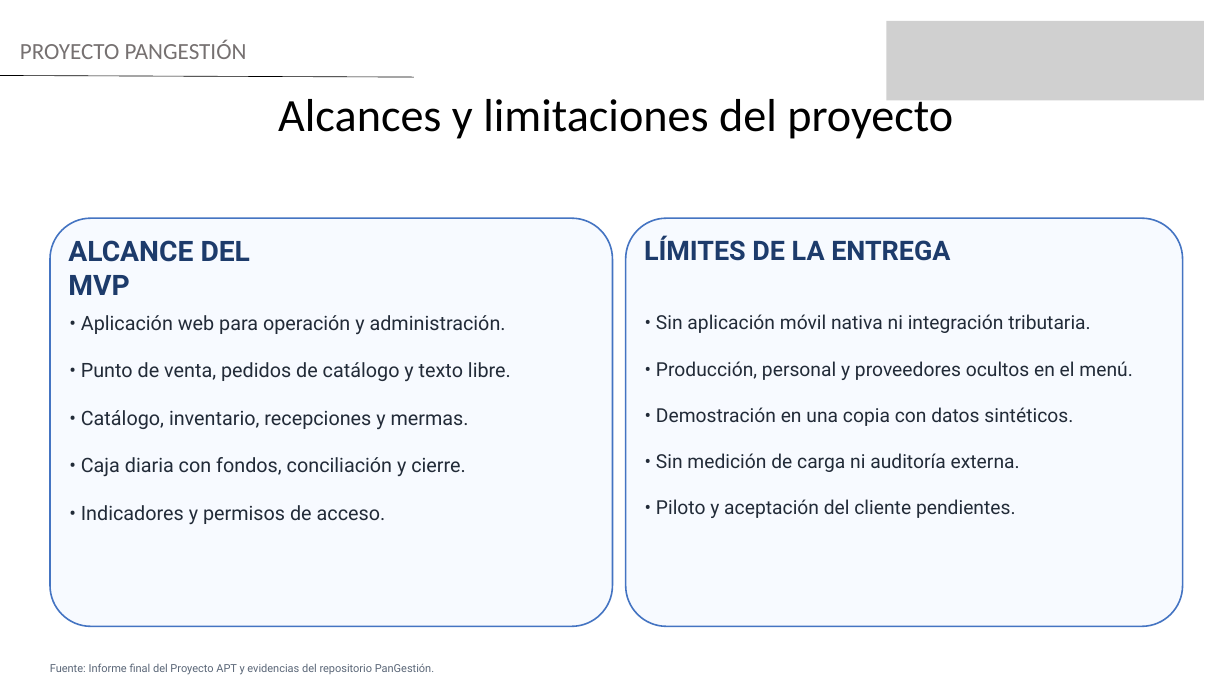
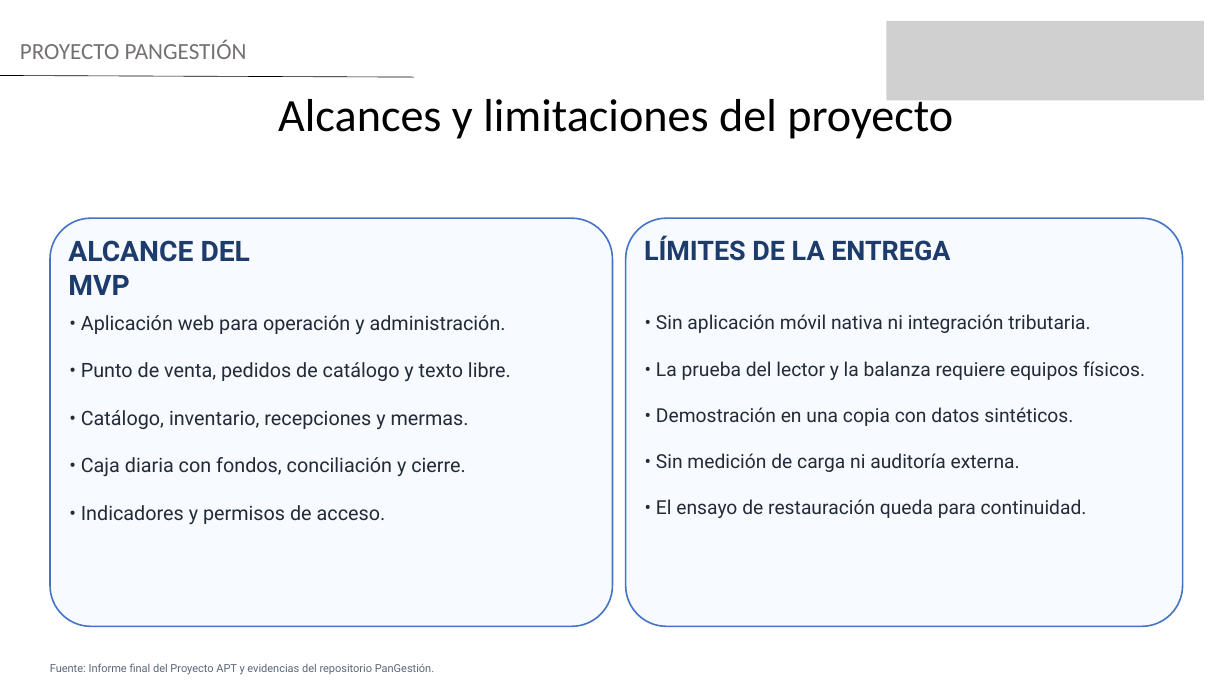
Before and after one commit to Rafa3lPereira/capstone-2026, a slide deck: slide 5 of FASE 3/Evidencias Grupales/Presentacion_Final_Capstone_PanGestion_Fase3.pptx. Drawn at 1232x693 pixels with LibreOffice and Linux fonts; fonts in the diff are those of the drawing; grey boxes stand for pictures. Boxes give left, top, right and bottom in pixels: in the first picture for what was removed or moved away, otherwise in the second. Text is boxed around its words. In the diff, an @@ line names an element or a change of style, - is before the commit and + after.

```diff
--- a/FASE 3/Evidencias Grupales/Presentacion_Final_Capstone_PanGestion_Fase3.pptx
+++ b/FASE 3/Evidencias Grupales/Presentacion_Final_Capstone_PanGestion_Fase3.pptx
@@ text at (656,361,1145,380): text changed @@
-• Producción, personal y proveedores ocultos en el menú.
+• La prueba del lector y la balanza requiere equipos físicos.
@@ text at (656,499,1087,518): text changed @@
-• Piloto y aceptación del cliente pendientes.
+• El ensayo de restauración queda para continuidad.
```
Also in this commit, not shown: 2 other slides changed, 2 slides added, 2 slides removed, 24 other files.
